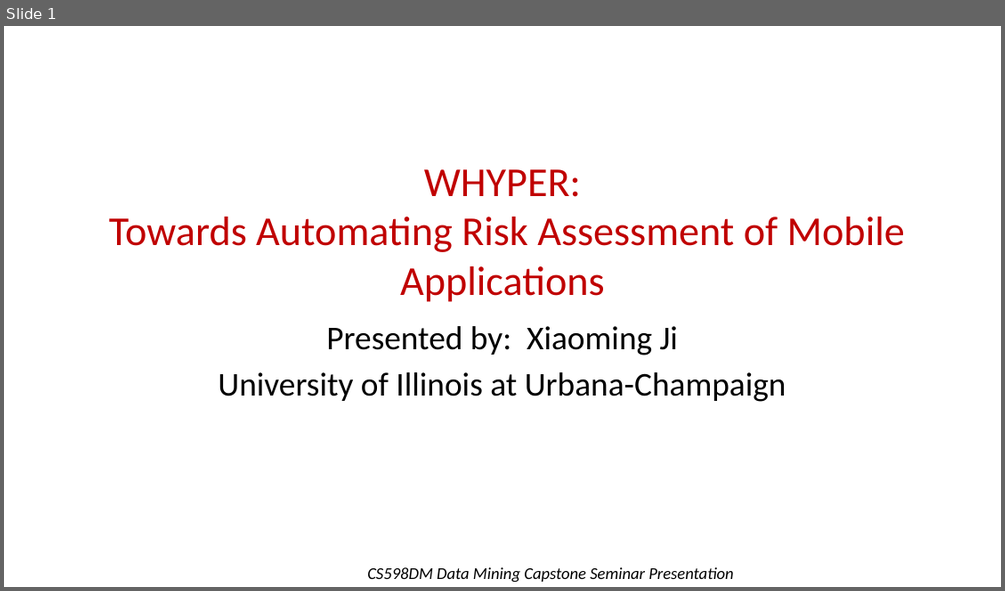
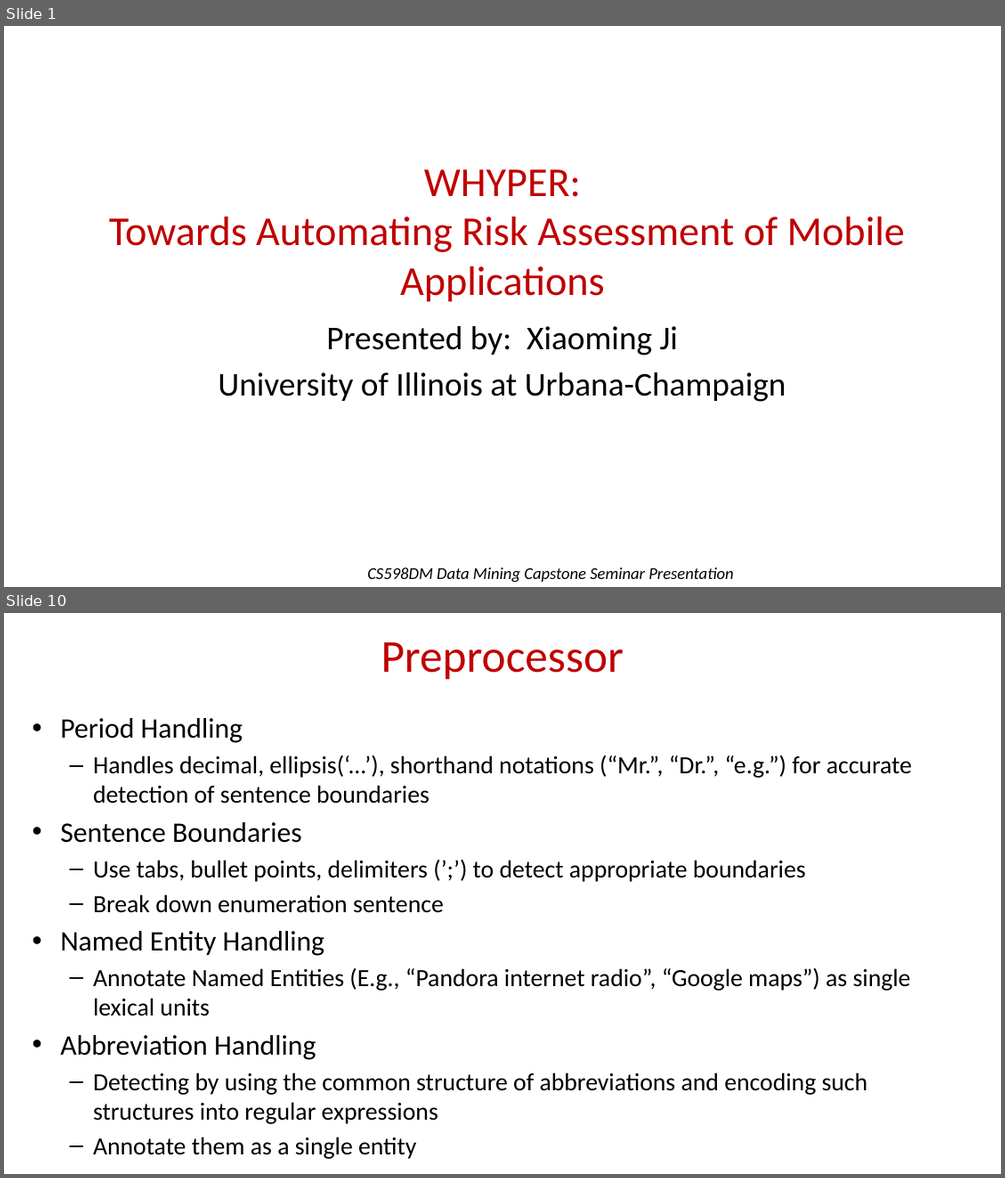
Before and after one commit to geesimon/cs598_dm_cap, a slide deck: papers/cs598dm-presentation-WHYPER Towards Automating Risk Assessment of Mobile Applications.pdf.pptx. Shown one above the other, each under a label of ours: slide 1 before the commit, slides 1 and 10 after it; the slides between them are not shown. The pictures are 1005x591 and 1005x1178 pixels, drawn with LibreOffice and Linux fonts; fonts in the diff are those of the drawing; background and template pictures are left out. Boxes give left, top, right and bottom in pixels: in the first picture for what was removed or moved away, otherwise in the second. Text is boxed around its words. In the diff, an @@ line names an element or a change of style, - is before the commit and + after.

```diff
--- a/papers/cs598dm-presentation-WHYPER Towards Automating Risk Assessment of Mobile Applications.pdf.pptx
+++ b/papers/cs598dm-presentation-WHYPER Towards Automating Risk Assessment of Mobile Applications.pdf.pptx
@@ slide 10 added at <box>4,613,1001,1174</box>, background #FFFFFF @@
@@ title added at <box>381,642,623,680</box>, 44 pt, text #C00000 @@
+Preprocessor
@@ text added at <box>60,718,912,1124</box>, 23.8 pt, text #000000 @@
+• Period Handling
+  – Handles decimal, ellipsis(‘...’), shorthand notations (“Mr.”, “Dr.”, “e.g.”) for accurate detection of sentence boundaries
+• Sentence Boundaries
+  – Use tabs, bullet points, delimiters (’;’) to detect appropriate boundaries
+  – Break down enumeration sentence
+• Named Entity Handling
+  – Annotate Named Entities (E.g., “Pandora internet radio”, “Google maps”) as single lexical units
+• Abbreviation Handling
+  – Detecting by using the common structure of abbreviations and encoding such structures into regular expressions
+  – Annotate them as a single entity
```
Also in this commit, not shown: 5 slides changed, 20 other slides added, 7 slides removed.
